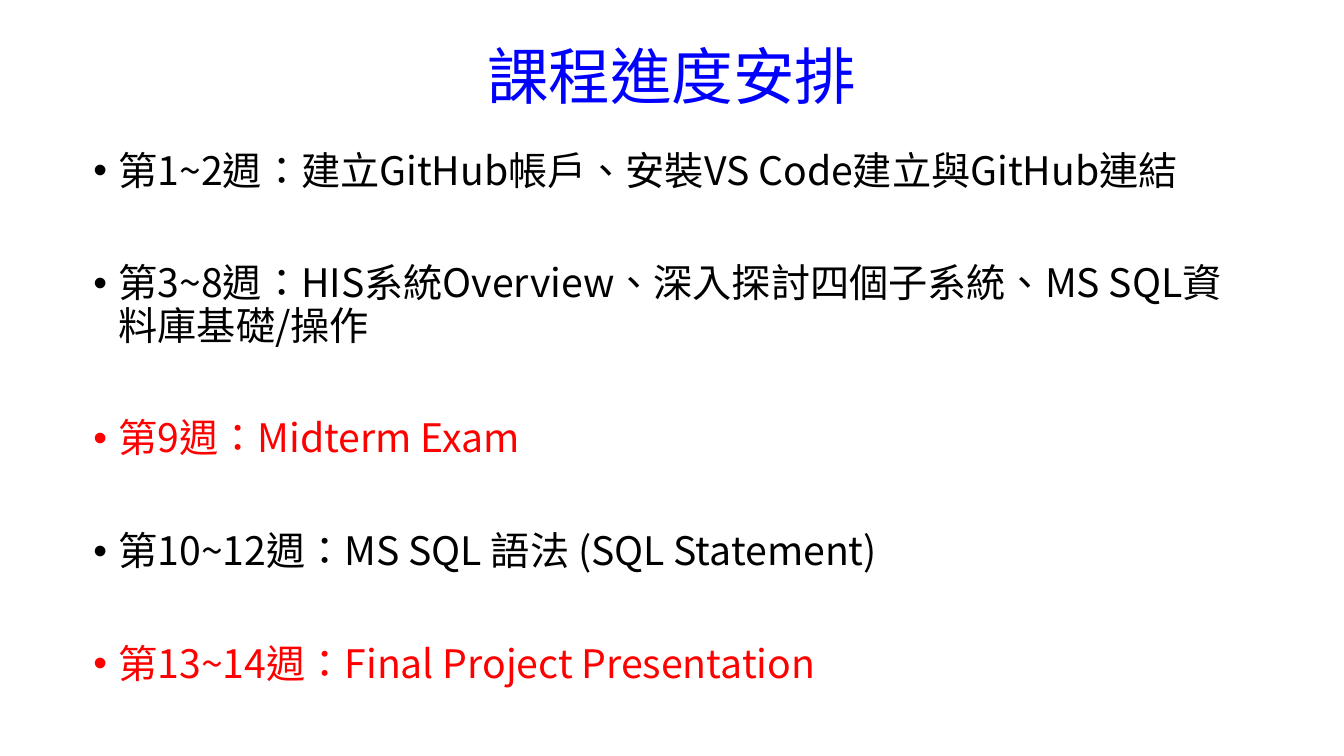
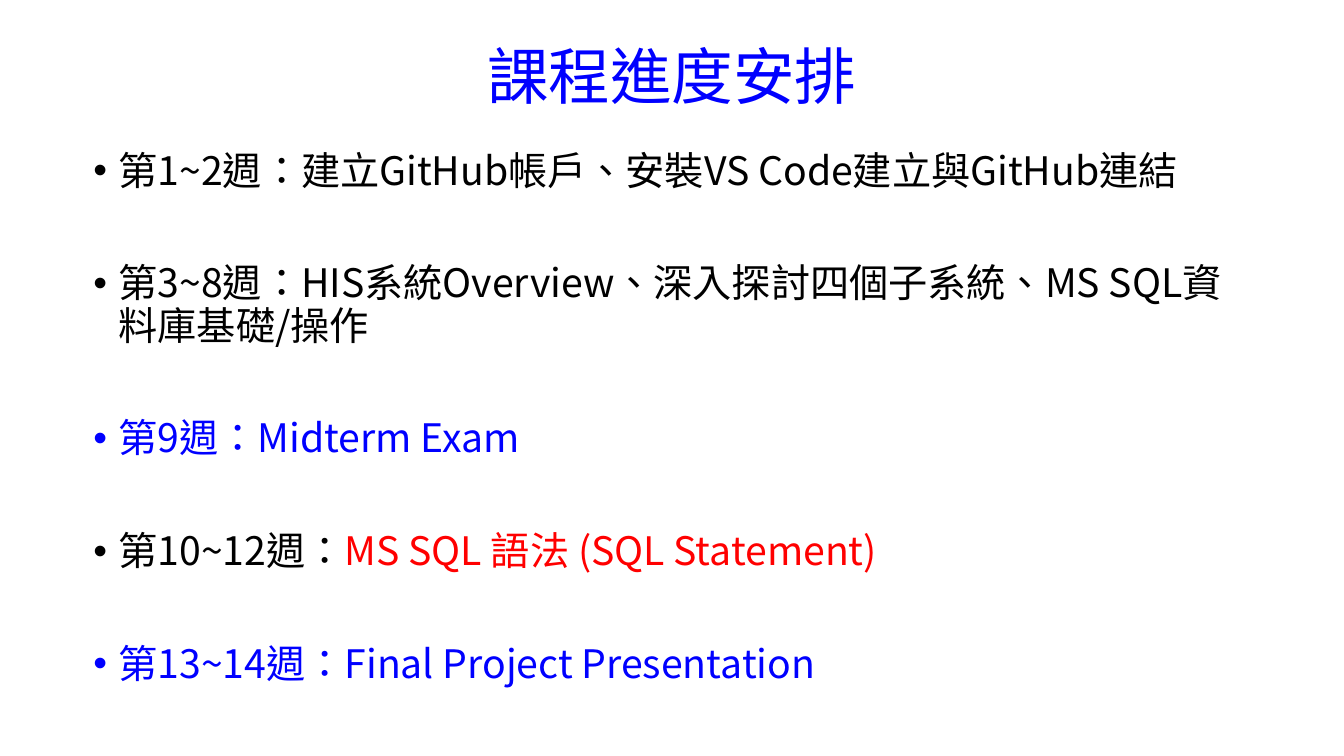
Before and after one commit to chih-chengwu/Medical-Information-MD, a slide deck: slide 5 of 第一週_1.課堂規定_評量標準_及課程方向.pptx. Drawn at 1344x756 pixels with LibreOffice and Linux fonts; fonts in the diff are those of the drawing. Boxes give left, top, right and bottom in pixels: in the first picture for what was removed or moved away, otherwise in the second. Text is boxed around its words. In the diff, an @@ line names an element or a change of style, - is before the commit and + after.

```diff
--- a/第一週_1.課堂規定_評量標準_及課程方向.pptx
+++ b/第一週_1.課堂規定_評量標準_及課程方向.pptx
@@ text at box(119, 419, 877, 688): text colour #FF0000 to #0000FF in "第9週：Midterm Exam", "第13~14週：Final Project Presentation"; text colour #000000 to #FF0000 in "第10~12週：MS SQL 語法 (SQL Statement)" @@
```
Also in this commit, not shown: 1 other slide changed, 1 other file.
